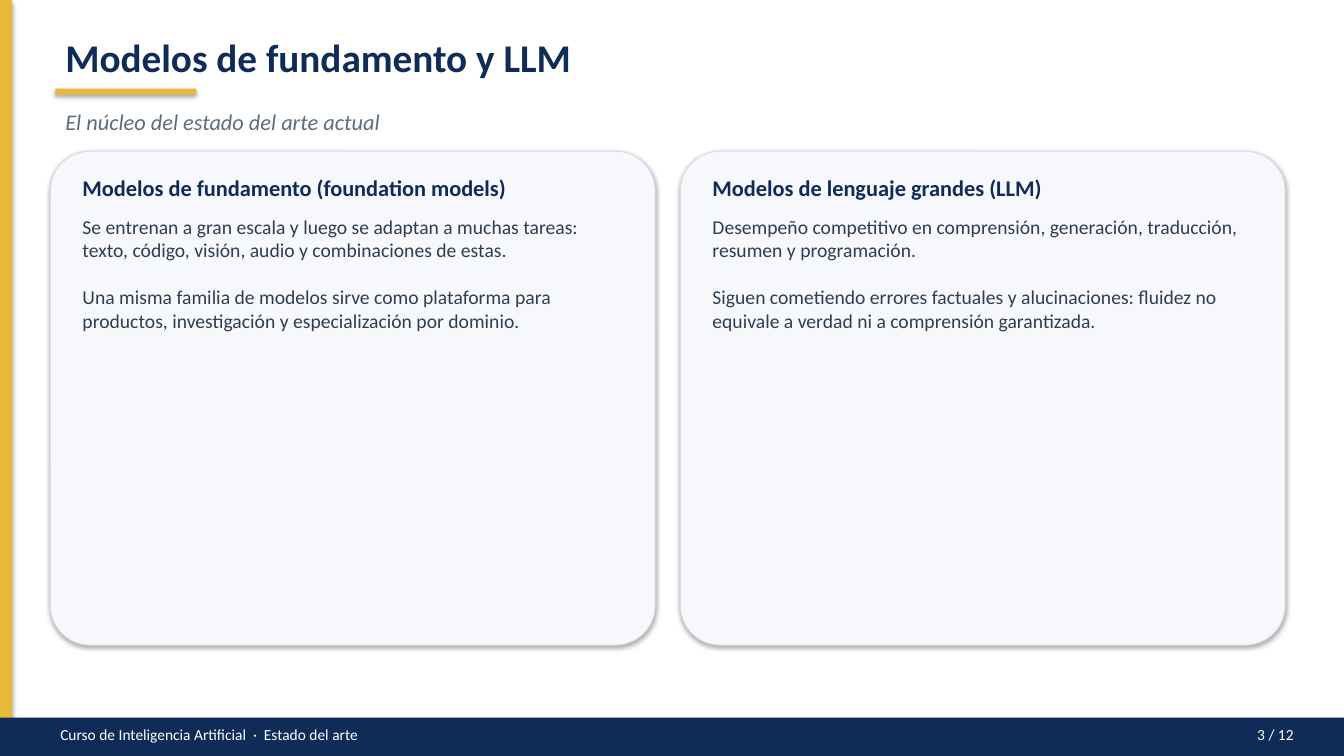
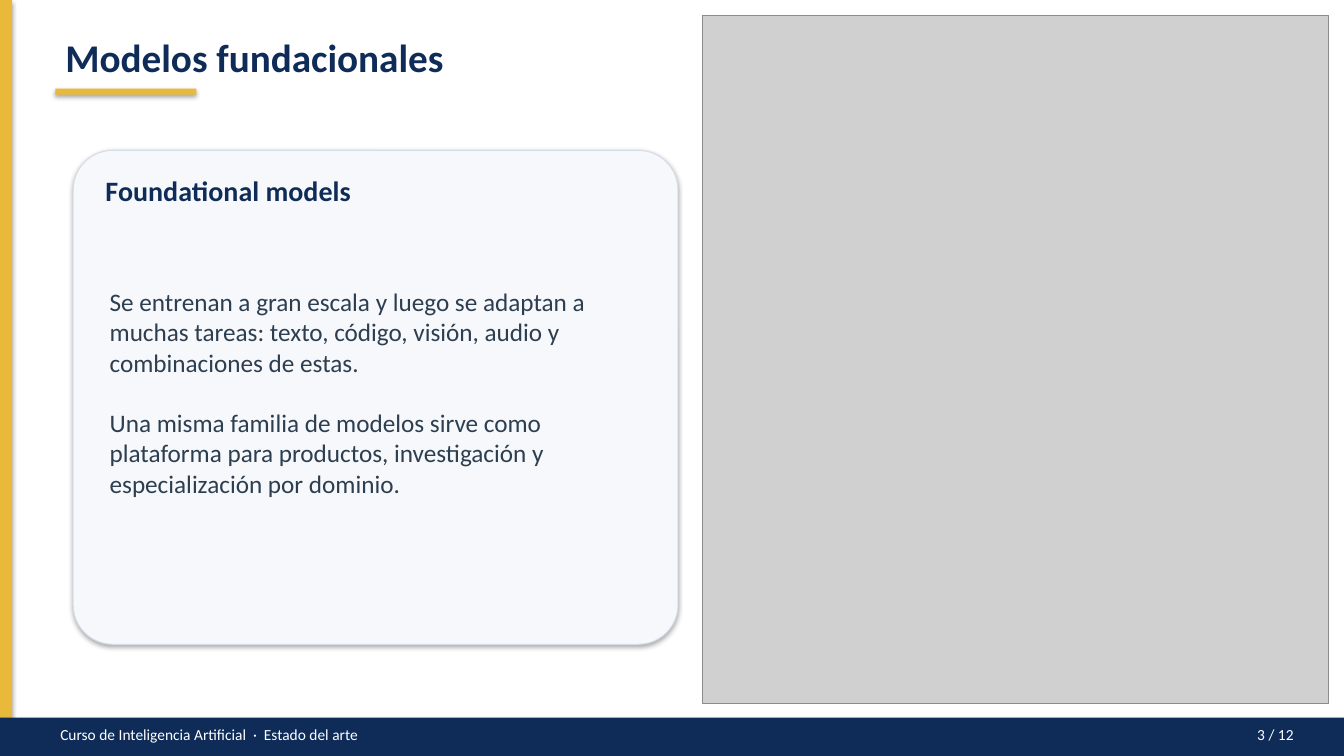
Before and after one commit to S-Shino-S/Inteligencia_Artificial-VictorUc, a slide deck: slide 2 of Conceptos Básicos de IA/PPTXs/estado-del-arte.pptx (slide 3 before the commit). Drawn at 1344x756 pixels with LibreOffice and Linux fonts; fonts in the diff are those of the drawing; grey boxes stand for pictures. Boxes give left, top, right and bottom in pixels: in the first picture for what was removed or moved away, otherwise in the second. Text is boxed around its words. In the diff, an @@ line names an element or a change of style, - is before the commit and + after.

```diff
--- a/Conceptos Básicos de IA/PPTXs/estado-del-arte.pptx
+++ b/Conceptos Básicos de IA/PPTXs/estado-del-arte.pptx
@@ picture added at (703, 16, 1329, 704) @@
@@ text at (65, 44, 443, 73): text changed @@
-Modelos de fundamento y LLM
+Modelos fundacionales
@@ text removed at (65, 114, 379, 130) @@
-El núcleo del estado del arte actual
@@ rounded rectangle: place and size @@
-rounded rectangle at (50, 151, 655, 645)
+rounded rectangle at (74, 150, 679, 644)
@@ rounded rectangle removed at (681, 151, 1286, 645) @@
@@ text removed at (712, 179, 1041, 200) @@
-Modelos de lenguaje grandes (LLM)
@@ text at (105, 181, 351, 202): text changed; size 16 to 20 pt @@
-Modelos de fundamento (foundation models)
+Foundational models
@@ text removed at (712, 220, 1237, 332) @@
-Desempeño competitivo en comprensión, generación, traducción, resumen y programación.
-Siguen cometiendo errores factuales y alucinaciones: fluidez no equivale a verdad ni a comprensión garantizada.
@@ text "Se entrenan a gran escala ...": place and size @@
-text "Se entrenan a gran escala ..." at (82, 220, 577, 332)
+text "Se entrenan a gran escala ..." at (110, 293, 585, 497)
@@ text "Se entrenan a gran escala ..." at (110, 293, 585, 497): size 14 to 18 pt @@
```
Also in this commit, not shown: 6 other slides changed, 2 slides added, 2 slides removed, 1 other file.
